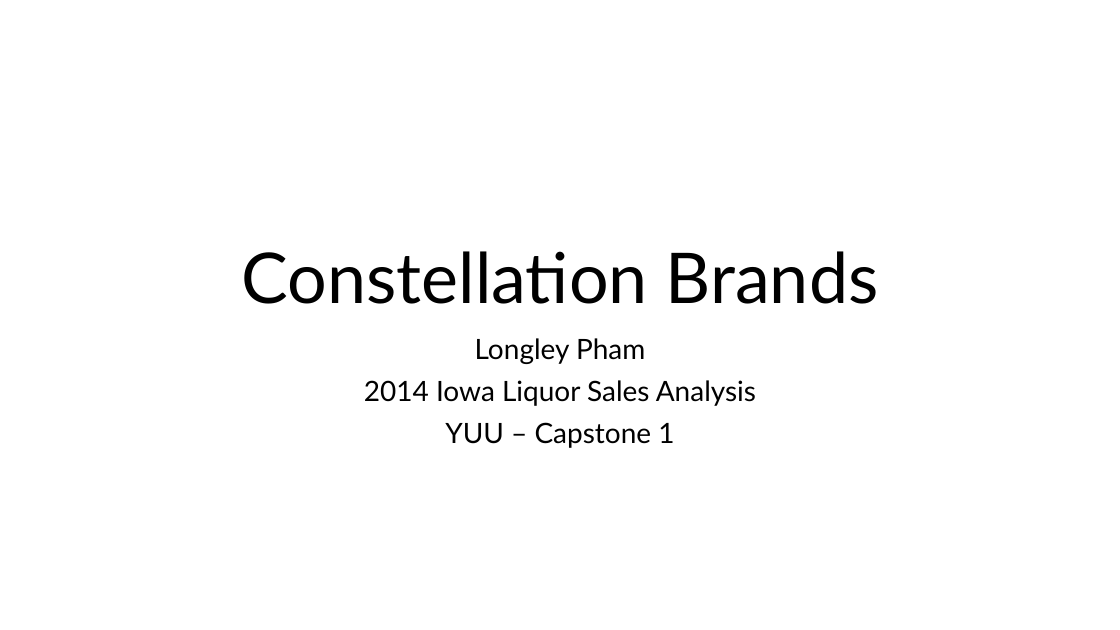
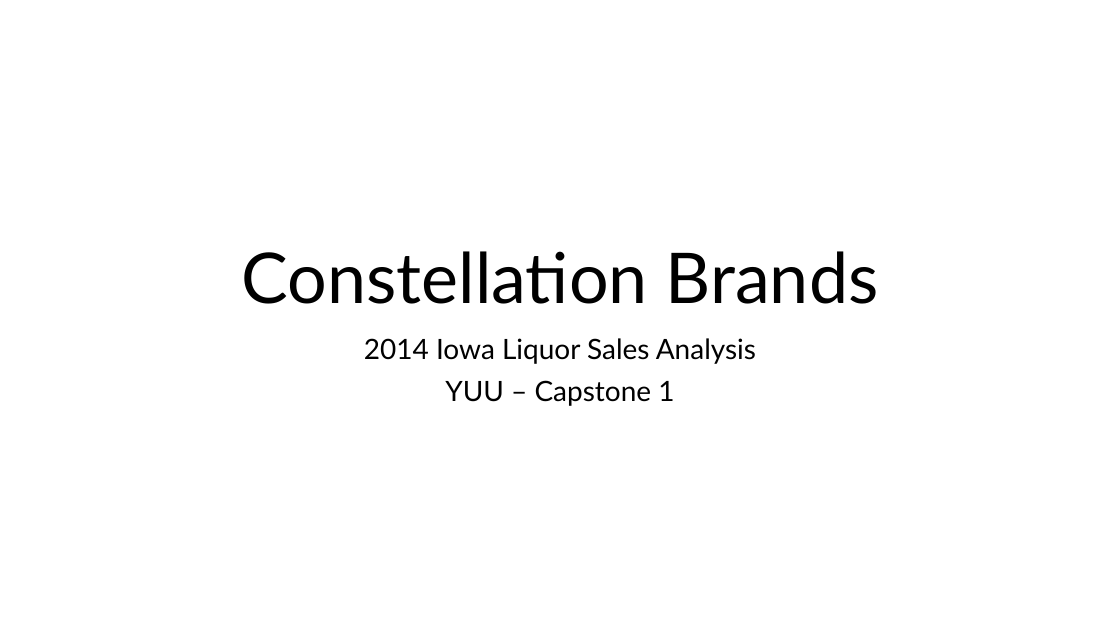
Before and after one commit to ltpham123/data-analytics, a slide deck: slide 1 of week-04/Pham_liquor_sales_presentation.pptx. Drawn at 1120x630 pixels with LibreOffice and Linux fonts; fonts in the diff are those of the drawing. Boxes give left, top, right and bottom in pixels: in the first picture for what was removed or moved away, otherwise in the second. Text is boxed around its words. In the diff, an @@ line names an element or a change of style, - is before the commit and + after.

```diff
--- a/week-04/Pham_liquor_sales_presentation.pptx
+++ b/week-04/Pham_liquor_sales_presentation.pptx
@@ subtitle at [475, 338, 645, 364]: paragraph removed @@
-Longley Pham
```
Also in this commit, not shown: 2 other slides changed, 14 slides added, 10 slides removed.
